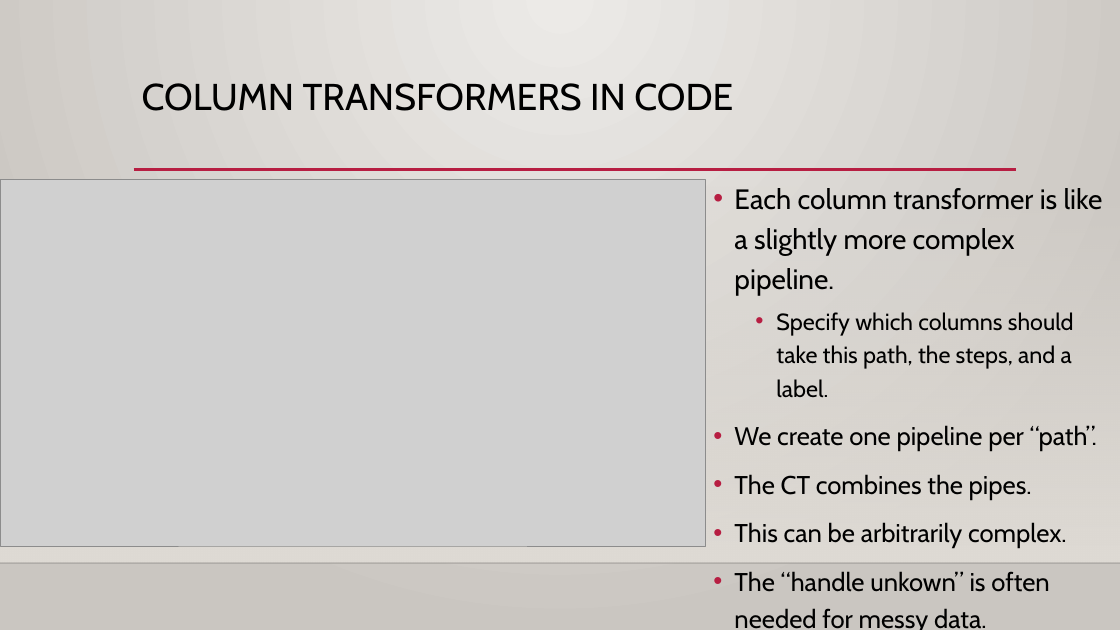
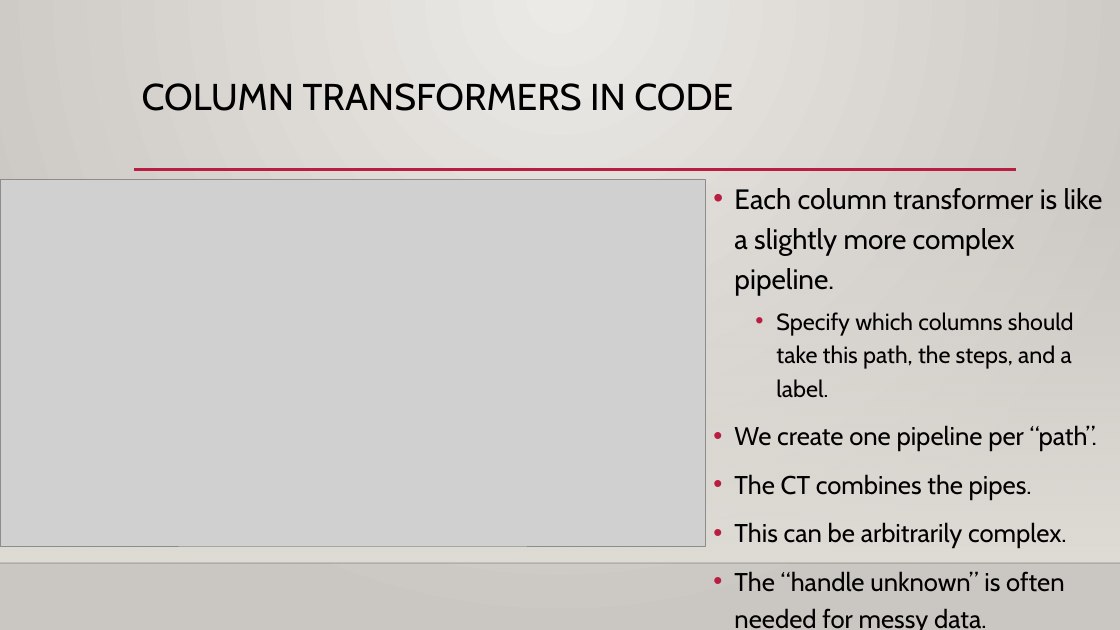
Before and after one commit to AkeemSemper/ML_for_Non_DS_Students, a slide deck: slide 12 of course_resources/slides/Used/014_pipelines.pptx. Drawn at 1120x630 pixels with LibreOffice and Linux fonts; fonts in the diff are those of the drawing; grey boxes stand for pictures; background and template pictures are left out. Boxes give left, top, right and bottom in pixels: in the first picture for what was removed or moved away, otherwise in the second. Text is boxed around its words. In the diff, an @@ line names an element or a change of style, - is before the commit and + after.

```diff
--- a/course_resources/slides/Used/014_pipelines.pptx
+++ b/course_resources/slides/Used/014_pipelines.pptx
@@ text at (734,571,1064,630): text changed @@
-• The “handle unkown” is often needed for messy data.
+• The “handle unknown” is often needed for messy data.
```
Also in this commit, not shown: 3 other slides changed, 3 slides added, 4 other files.
